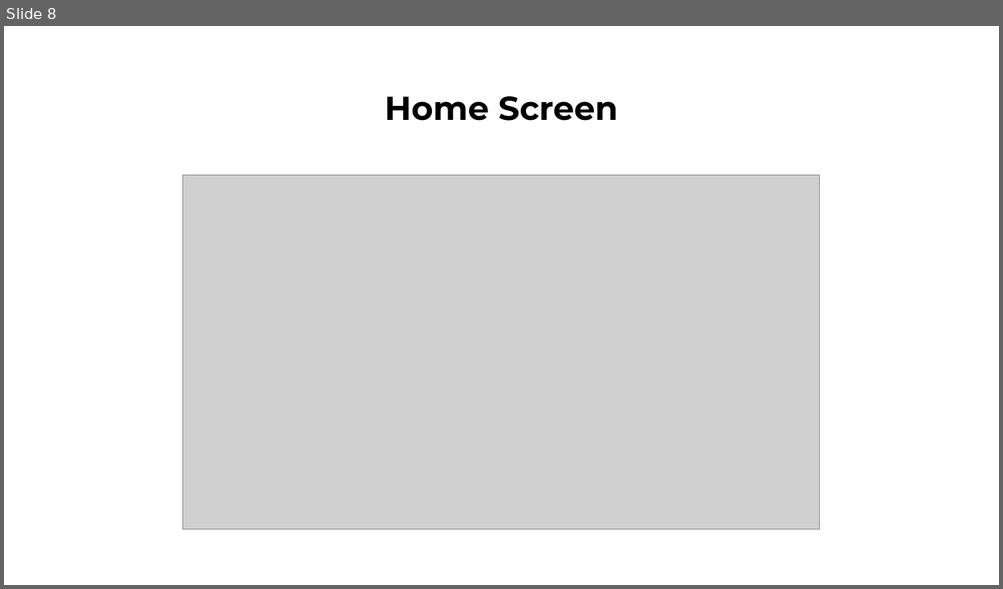
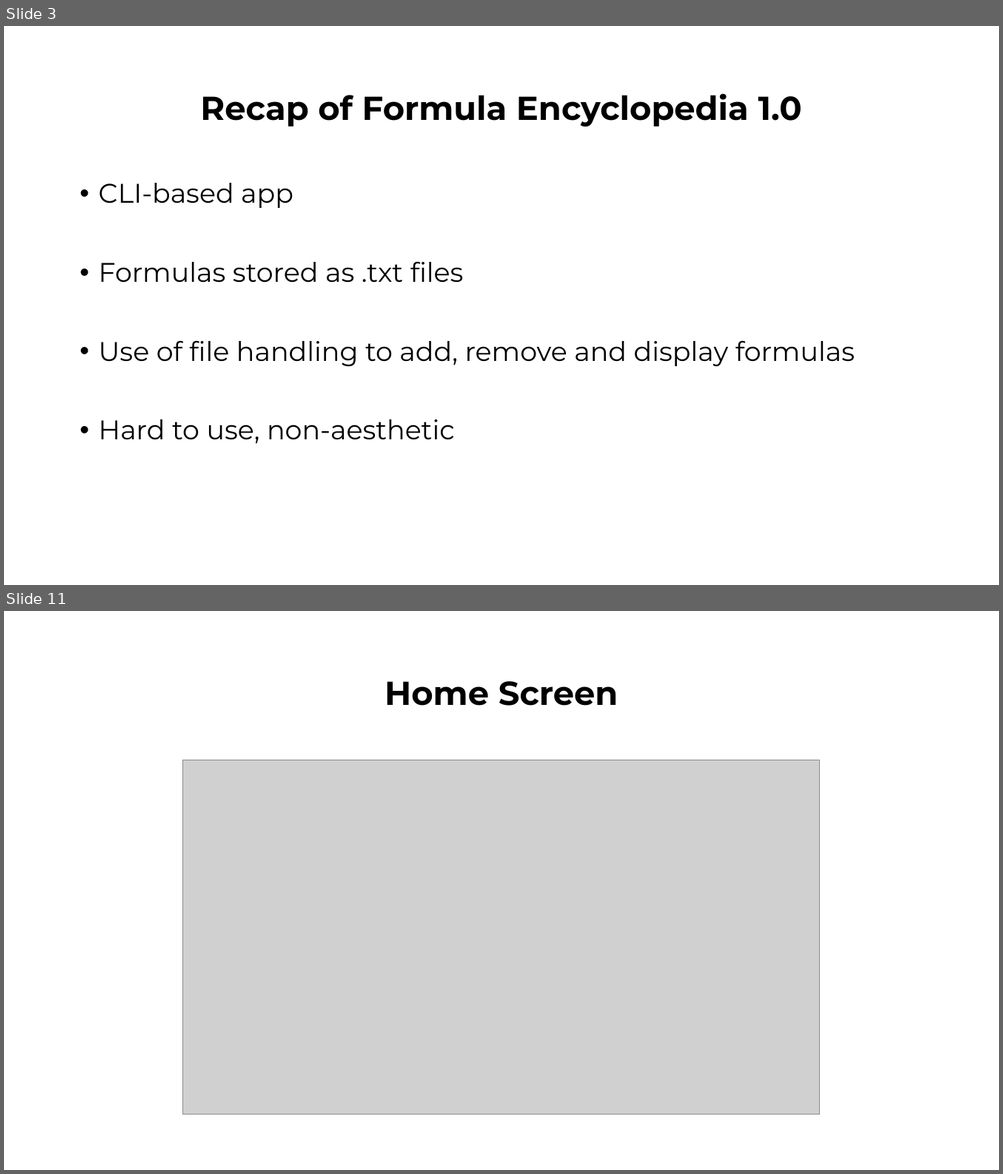
Before and after one commit to AtuLxCE/formula-encyclopaedia, a slide deck: Documentation/Formula Encylopedia 2.0 .pptx. Shown one above the other, each under a label of ours: slide 8 before the commit, slides 3 and 11 after it; the slides between them are not shown. The pictures are 1003x589 and 1003x1174 pixels, drawn with LibreOffice and Linux fonts; fonts in the diff are those of the drawing; grey boxes stand for pictures. Boxes give left, top, right and bottom in pixels: in the first picture for what was removed or moved away, otherwise in the second. Text is boxed around its words. In the diff, an @@ line names an element or a change of style, - is before the commit and + after.

```diff
--- a/Documentation/Formula Encylopedia 2.0 .pptx
+++ b/Documentation/Formula Encylopedia 2.0 .pptx
@@ slide 3 added at box(4, 26, 999, 585), background #FFFFFF @@
@@ title added at box(200, 93, 802, 127), 32 pt, text #000000, bold @@
+Recap of Formula Encyclopedia 1.0
@@ text added at box(99, 183, 854, 444), 26 pt, text #000000 @@
+• CLI-based app
+• Formulas stored as .txt files
+• Use of file handling to add, remove and display formulas
+• Hard to use, non-aesthetic
@@ what was slide 8 is now slide 11 @@
```
Also in this commit, not shown: 8 slides changed, 5 other slides added.
